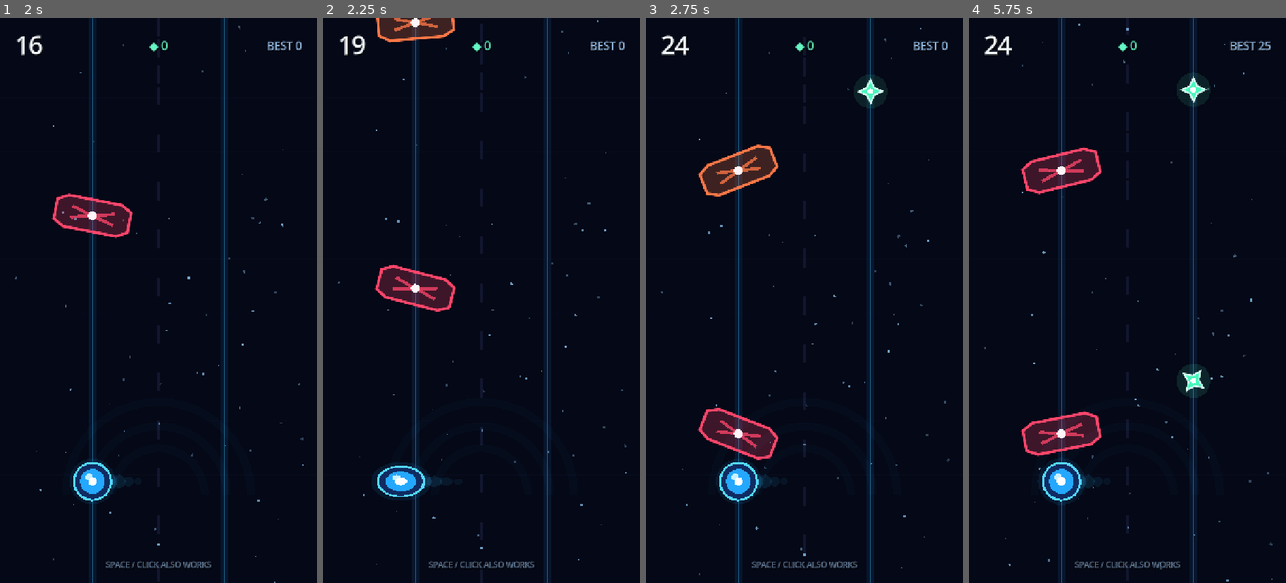
Above: before the commit, frames 1-4 (left to right).
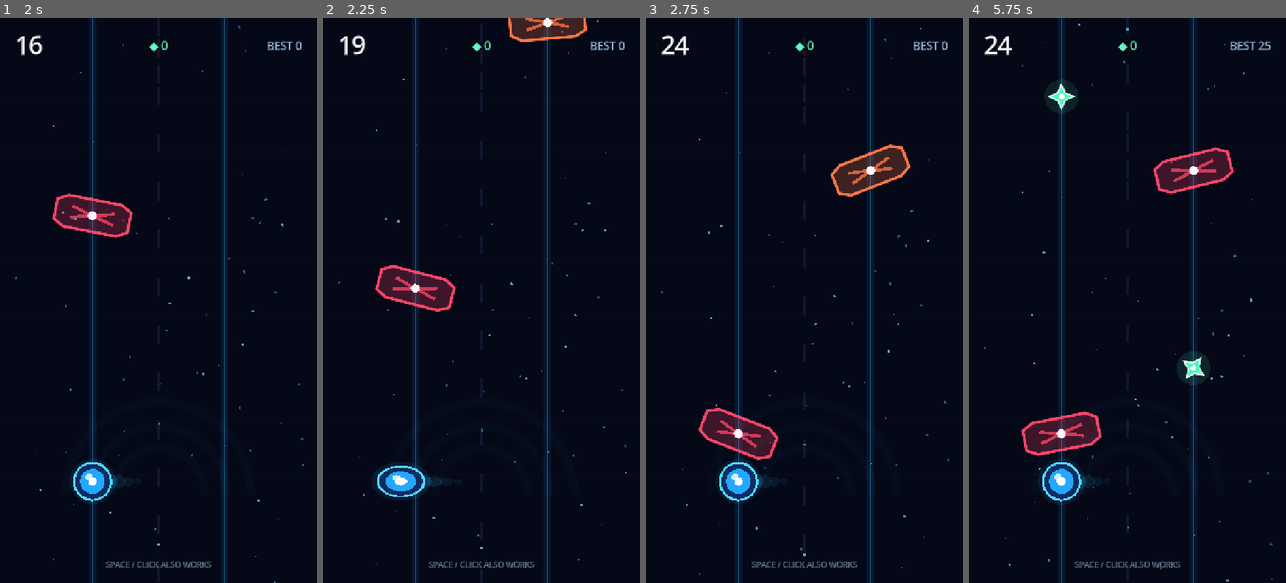
Above: after the commit, the same moments.

Repository: relijahbrewer01/Neon-Switch
Game: Godot game, scene res://scenes/main.tscn
The game is run twice, just before and just after one commit, with the same random seed, the same clock (stepped at 60 frames per second) and the same inputs.
Inputs (mouse positions are in pixels of both pictures, inside the frame that each line leads up to):
- Up to frame 1 (2 s): tap Enter at 0.5, 0.6, 1.35 s; move the mouse to (228, 272) at 0.52 s; click (228, 272) at 0.67 s; tap Space at 0.77, 1.52 s; move the mouse to (95, 328) at 1.27 s; click (95, 328) at 1.42 s
- Up to frame 2 (2.25 s): move the mouse to (513, 176) at 2.02 s; tap Enter at 2.1 s; click (513, 176) at 2.17 s
- Up to frame 3 (2.75 s): no input
- Up to frame 4 (5.75 s): move the mouse to (1111, 413) at 2.77 s; tap Enter at 2.85, 3.5, 3.6, 4.35, 5.1 s; click (1111, 413) at 2.92 s; tap Space at 3.02, 3.77, 4.52 s; move the mouse to (1222, 385) at 3.52 s; click (1222, 385) at 3.67 s; move the mouse to (1032, 215) at 4.27 s; click (1032, 215) at 4.42 s; move the mouse to (1143, 300) at 5.02 s; click (1143, 300) at 5.17 s

Frame 1 is identical in both runs. In frame 2, 1.9% of the frame differs, in the area x 16-84%, y 0-5%; in frame 3, 3.3%; in frame 4, 4.4%, in the area x 16-84%, y 9-68%.

Commit message:
refactor: route core gameplay tuning through GameBalance

Diff:
--- a/scripts/main.gd
+++ b/scripts/main.gd
@@ -2,7 +2,6 @@
 
 const OBSTACLE_SCENE := preload("res://scenes/obstacle.tscn")
 const PICKUP_SCENE := preload("res://scenes/pickup.tscn")
-const LANE_X: Array[float] = [210.0, 510.0]
 const SAVE_PATH := "user://neon_switch_save.cfg"
 
 enum GameState { READY, PLAYING, GAME_OVER }
@@ -20,8 +19,8 @@
 var shards := 0
 var elapsed := 0.0
 var spawn_clock := 0.0
-var current_speed := 650.0
-var spawn_interval := 0.92
+var current_speed := GameBalance.START_SPEED
+var spawn_interval := GameBalance.START_SPAWN_INTERVAL
 var restart_lock := 0.0
 var screen_shake := 0.0
 var sfx_switch: AudioStreamPlayer
@@ -44,7 +43,9 @@
 
     if screen_shake > 0.0:
         screen_shake -= delta
-        world.position = Vector2(rng.randf_range(-8.0, 8.0), rng.randf_range(-7.0, 7.0)) * (screen_shake / 0.25)
+        world.position = Vector2(rng.randf_range(-8.0, 8.0), rng.randf_range(-7.0, 7.0)) * (
+            screen_shake / GameBalance.SCREEN_SHAKE_DURATION
+        )
     else:
         world.position = Vector2.ZERO
 
@@ -52,10 +53,12 @@
         return
 
     elapsed += delta
-    score_float += delta * (11.0 + elapsed * 0.055)
-    current_speed = minf(1120.0, 650.0 + elapsed * 13.0)
-    spawn_interval = maxf(0.48, 0.92 - elapsed * 0.0075)
-    background.set_intensity(inverse_lerp(650.0, 1120.0, current_speed))
+    score_float += delta * GameBalance.score_rate_at(elapsed)
+    current_speed = GameBalance.speed_at(elapsed)
+    spawn_interval = GameBalance.spawn_interval_at(elapsed)
+    background.set_intensity(
+        inverse_lerp(GameBalance.START_SPEED, GameBalance.MAX_SPEED, current_speed)
+    )
 
     spawn_clock += delta
     if spawn_clock >= spawn_interval:
@@ -96,9 +99,9 @@
     displayed_score = 0
     shards = 0
     elapsed = 0.0
-    spawn_clock = 0.25
-    current_speed = 650.0
-    spawn_interval = 0.92
+    spawn_clock = GameBalance.INITIAL_SPAWN_CLOCK
+    current_speed = GameBalance.START_SPEED
+    spawn_interval = GameBalance.START_SPAWN_INTERVAL
     state = GameState.PLAYING
     player.reset_player()
     player.set_active(true)
@@ -115,23 +118,35 @@
     hud.show_ready(best_score)
 
 func _spawn_wave() -> void:
-    var blocked_lane := rng.randi_range(0, 1)
+    var blocked_lane := rng.randi_range(0, GameBalance.LANE_X.size() - 1)
     var obstacle := OBSTACLE_SCENE.instantiate() as NeonObstacle
-    obstacle.position = Vector2(LANE_X[blocked_lane], -90.0)
+    obstacle.position = Vector2(
+        GameBalance.LANE_X[blocked_lane],
+        GameBalance.OBSTACLE_SPAWN_Y
+    )
     obstacle.speed = current_speed
     world.add_child(obstacle)
 
     # The collectible usually appears in the safe lane, creating a tiny risk/reward decision.
-    if rng.randf() < 0.64:
+    if rng.randf() < GameBalance.PICKUP_SPAWN_CHANCE:
         var pickup := PICKUP_SCENE.instantiate() as EnergyPickup
-        pickup.position = Vector2(LANE_X[1 - blocked_lane], -205.0 - rng.randf_range(0.0, 70.0))
+        pickup.position = Vector2(
+            GameBalance.LANE_X[1 - blocked_lane],
+            GameBalance.PICKUP_BASE_SPAWN_Y - rng.randf_range(
+                0.0,
+                GameBalance.PICKUP_EXTRA_OFFSET_MAX
+            )
+        )
         pickup.speed = current_speed
         world.add_child(pickup)
 
     # Later in a run, occasional staggered barriers create a quick two-tap rhythm.
-    if elapsed > 18.0 and rng.randf() < minf(0.28, elapsed / 180.0):
+    if rng.randf() < GameBalance.followup_chance_at(elapsed):
         var followup := OBSTACLE_SCENE.instantiate() as NeonObstacle
-        followup.position = Vector2(LANE_X[1 - blocked_lane], -90.0 - current_speed * 0.28)
+        followup.position = Vector2(
+            GameBalance.LANE_X[1 - blocked_lane],
+            GameBalance.OBSTACLE_SPAWN_Y - current_speed * GameBalance.FOLLOWUP_SPACING_SECONDS
+        )
         followup.speed = current_speed
         world.add_child(followup)
 
@@ -141,7 +156,7 @@
     pickup.collect()
     player.celebrate_pickup()
     shards += 1
-    score_float += 25.0
+    score_float += GameBalance.PICKUP_SCORE
     displayed_score = int(score_float)
     hud.update_stats(displayed_score, best_score, shards)
     hud.pulse_score()
@@ -157,8 +172,8 @@
 
     state = GameState.GAME_OVER
     player.crash()
-    screen_shake = 0.25
-    restart_lock = 0.48
+    screen_shake = GameBalance.SCREEN_SHAKE_DURATION
+    restart_lock = GameBalance.RESTART_LOCK_TIME
     sfx_crash.play()
     hud.flash_crash()
 
@@ -168,7 +183,7 @@
         _save_best_score()
 
     hud.update_stats(displayed_score, best_score, shards)
-    await get_tree().create_timer(0.34).timeout
+    await get_tree().create_timer(GameBalance.GAME_OVER_PANEL_DELAY).timeout
     hud.show_game_over(displayed_score, best_score, shards, displayed_score > old_best)
 
     if OS.has_feature("mobile"):
